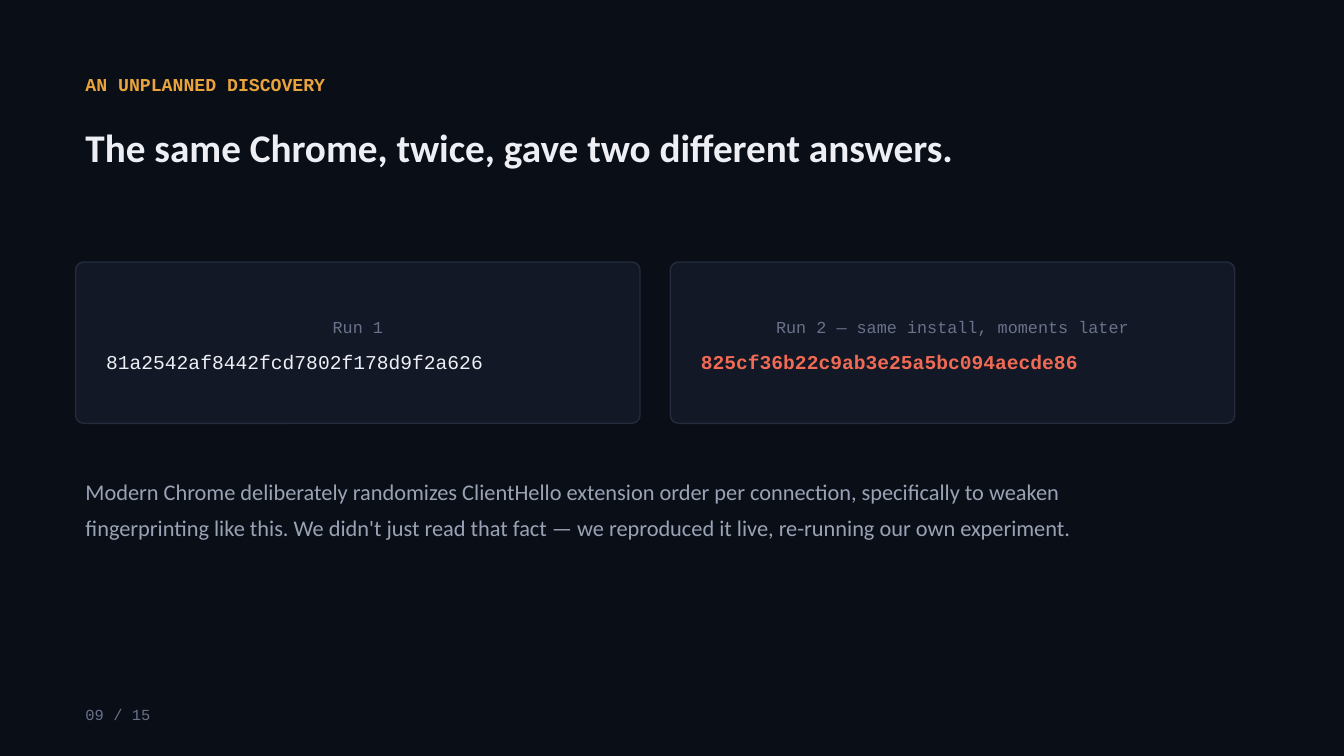
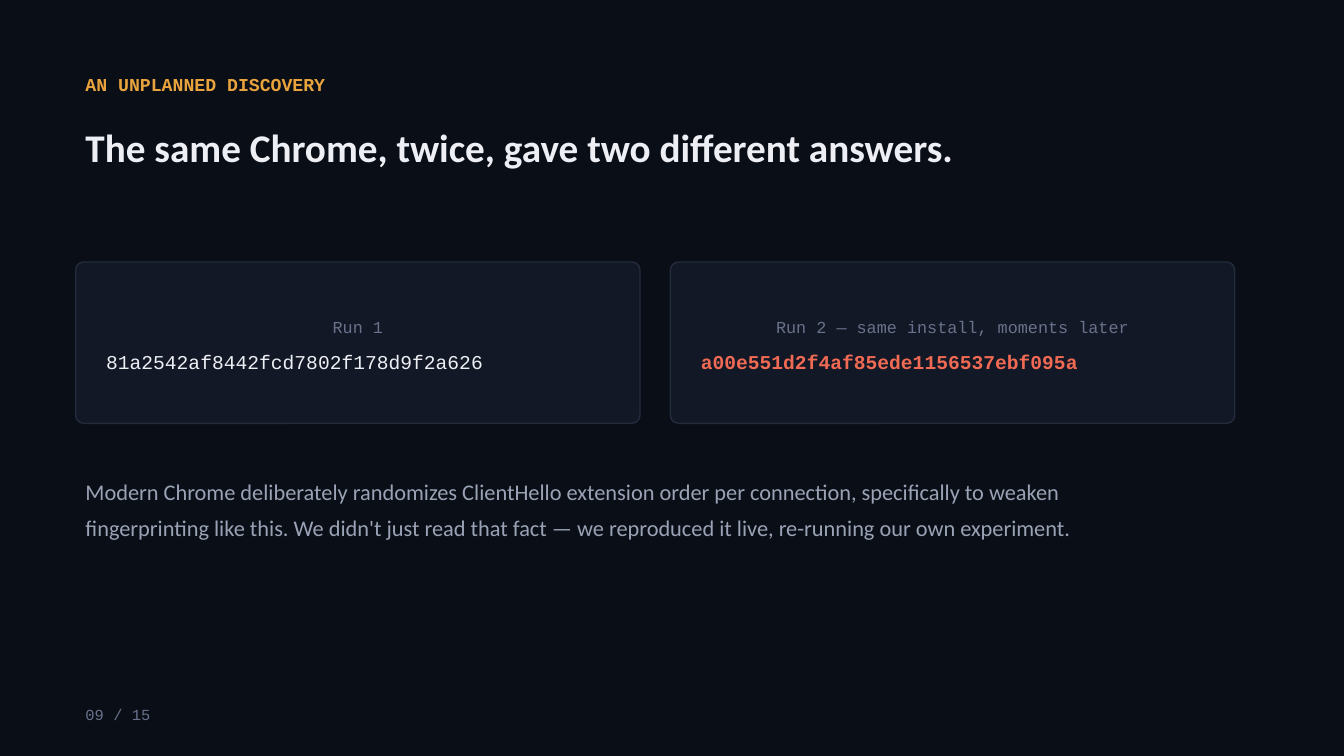
Before and after one commit to YashG1836/TLS_fingerprint_CN, a slide deck: slide 9 of TLS_Fingerprinting_Presentation.pptx. Drawn at 1344x756 pixels with LibreOffice and Linux fonts; fonts in the diff are those of the drawing. Boxes give left, top, right and bottom in pixels: in the first picture for what was removed or moved away, otherwise in the second. Text is boxed around its words. In the diff, an @@ line names an element or a change of style, - is before the commit and + after.

Commit message:
fix: regenerate stale hashes and drifted references in docs and deck
chrome_live.pcap's JA3 was recorded as 825cf36b22c9ab3e25a5bc094aecde86
in IMPLEMENTATION.md, PROJECT_REPORT.md and the presentation script,
but the pcap actually produces a00e551d2f4af85ede1156537ebf095a (this
matches both the analyzer and tshark). Same file's JA4 was written as
ending in cb7bf5808d99, which was only ever correct against the GREASE
bug just fixed in ja4.py; it now ends in 541cd5a3d78e. Both values were
recomputed from the pcap rather than typed by hand, via a one-off
substitution script, so the replacement can't introduce a fresh typo.

PROJECT_REPORT.md's section 7 results table also had a truncated JA3S
for Chrome (eb1d94daa7e0...56e7054, one character short of the real
suffix); corrected to eb1d94daa7e0...fb6e7054.

The presentation's "what this doesn't prove" slide (14) cited "slide 8"
for the Chrome extension-randomization finding, which actually lives on
slide 9; fixed the cross-reference and re-ran build_presentation.py so
the .pptx picks up all of the above plus the entry-count wording below.

Also corrected "15 measured fingerprints" to "15 database entries" in
the deck's opening KPI row: the database has 15 entries but only 14
distinct fingerprint values, since two clients legitimately produced an
identical JA3S against the same Cloudflare edge.

```diff
--- a/TLS_Fingerprinting_Presentation.pptx
+++ b/TLS_Fingerprinting_Presentation.pptx
@@ text in rounded rectangle at <box>701,355,1078,370</box>: text changed @@
-825cf36b22c9ab3e25a5bc094aecde86
+a00e551d2f4af85ede1156537ebf095a
```
Also in this commit, not shown: 3 other slides changed, 3 other files.
